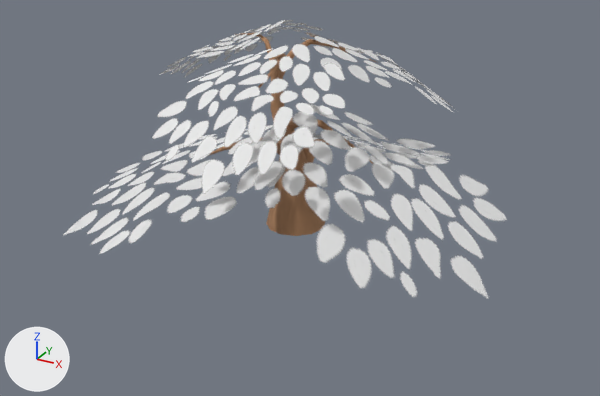
What one commit did to the Blender file assets/beach.blend.
Before and after are seen from a 50 mm lens placed at (17.0, -30.6, 16.6), pointed at (0.5, -0.5, 1.6). Lighting does not change. The marker at lower left points along +X, +Y and +Z. The same objects are shown in both versions, whatever each file hides.

Names of what the first picture shows: 'Shrub1'.
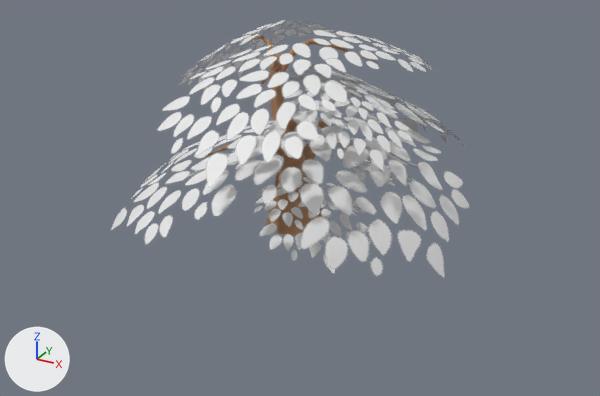
Location of each change, [x1, y1, x2, y2] in pixels of the pictures (600 x 396 px):
'Shrub1', reshaped: before [63, 20, 506, 298]; after [111, 20, 469, 278]
part 1 of me_shrub1, rebuilt: before [312, 133, 450, 171]; after [303, 134, 419, 169]
part 2 of me_shrub1, rebuilt: before [302, 32, 455, 112]; after [302, 28, 437, 72]
part 3 of me_shrub1, added: after [286, 65, 465, 145]
part 4 of me_shrub1, added: after [285, 80, 413, 171]
part 5 of me_shrub1, added: after [254, 177, 371, 274]
part 6 of me_shrub1, added: after [332, 155, 417, 186]
part 7 of me_shrub1, added: after [189, 149, 247, 176]
part 8 of me_shrub1, built on: before [63, 21, 506, 298]; after [111, 21, 469, 278]

The edits, one by one:
me_shrub1 is used by ob_shrub1; location (0.0, 0.0, 0.0).
me_shrub1 had 480 vertices, 444 faces and spanned x -12.1..12.4, y -11.0..12.5, z 0.0..9.0.
me_shrub1 now has 701 vertices, 596 faces and spans x -8.4..8.4, y -8.7..9.5, z 0.0..9.1.
me_shrub1 part 1: the loose piece of 9 vertices spanning x -6.2..5.3, y 1.0..12.5, z 0.0..4.0 is rebuilt with 25 vertices and now spans x -4.1..4.7, y 2.8..9.3, z 0.1..3.5.
me_shrub1 part 2: the loose piece of 9 vertices spanning x -2.2..8.7, y -2.9..8.0, z 4.7..9.0 is rebuilt with 25 vertices and now spans x -2.2..6.0, y -2.9..7.8, z 5.2..9.1.
me_shrub1 part 3: a new loose piece of 25 vertices spanning x -5.2..6.7, y -0.5..9.5, z 0.7..7.2, in mat_treeleaves.
me_shrub1 part 4: a new loose piece of 25 vertices spanning x 0.6..7.3, y -6.4..0.7, z 4.7..7.5, in mat_treeleaves.
me_shrub1 part 5: a new loose piece of 25 vertices spanning x -0.8..6.0, y -6.9..0.2, z 0.4..3.2, in mat_treeleaves.
me_shrub1 part 6: a new loose piece of 25 vertices spanning x -0.3..6.8, y -0.6..6.1, z 0.4..3.2, in mat_treeleaves.
me_shrub1 part 7: a new loose piece of 25 vertices spanning x -6.8..-1.3, y -1.9..4.3, z 0.4..3.2, in mat_treeleaves.
Part 8, on me_shrub1:
17 vertices are removed from x -12.1..12.4, y -11.0..7.7, z 0.0..7.9.
31 faces are deleted.
9 vertices in x -4.1, y 2.5..2.6, z 7.9 move by (0.4, 0.0, -0.2).
5 vertices in x -3.1..-2.2, y 1.4..2.0, z 8.0..8.2 move by (0.2, 0.0, -0.1).
5 vertices in x -3.2..-3.1, y 1.9..2.0, z 8.1 move by (0.3, 0.0, -0.1).
4 vertices in x -2.3..-2.1, y 1.2..1.3, z 8.0..8.1 move by (0.1, 0.0, -0.1).
3 vertices in x -2.3..-2.2, y 1.2..1.3, z 7.9..8.1 move by (0.2, 0.0, 0.0).
23 vertices move from x -7.6..7.3, y -7.9..6.7, z 2.4..8.1 to x -5.3..4.8, y -6.2..6.1, z 2.9..8.5.
81 vertices are added at x -8.4..8.4, y -8.7..6.3, z 0.0..8.5.
64 new faces join them, mat_treeleaves.
15 new faces join them, mat_treebark (brown #ac815e).
